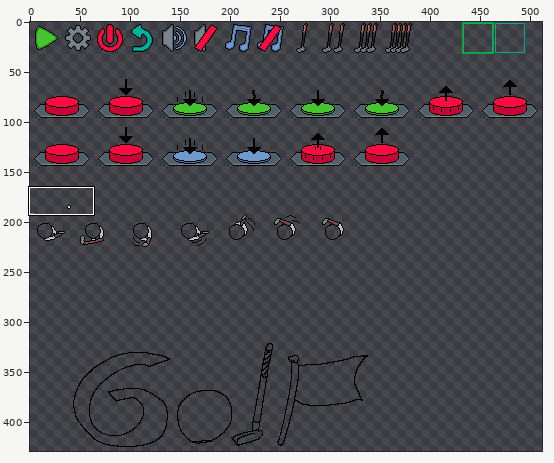
Two versions of one pixel-art file, assets/2dgolfsprites.aseprite. Above, an overview of the earlier version with the close-up marked.
Close-up. Earlier state:
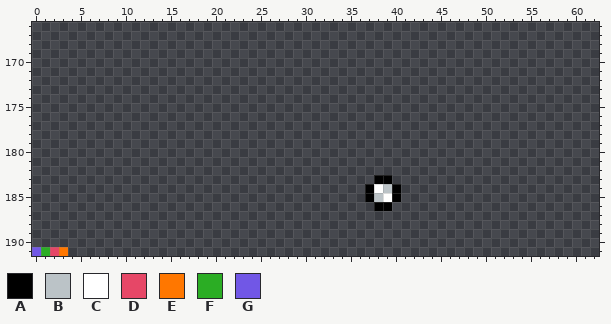
550x500 pixels, 1 frame. Colours within 5 levels of each other are drawn and written as one. Shown: x 0..62, y 166..191. The wide view leaves out empty margins.
Visible layers, top first: "title", "sketch", "hl" divide, "col", "speedlines", "arrows", "clones".
Palette (. is transparent): A #000000  B #bbc3c7  C #ffffff  D #e64767  E #ff7700  F #2bad24  G #7157e6
Pixels before, first column x 0:
183 ......................................AA.
184 .....................................ACBA
185 .....................................ABCA
186 ......................................AA.
187 .........................................
188 .........................................
189 .........................................
190 .........................................
191 GFDE.....................................
The result:
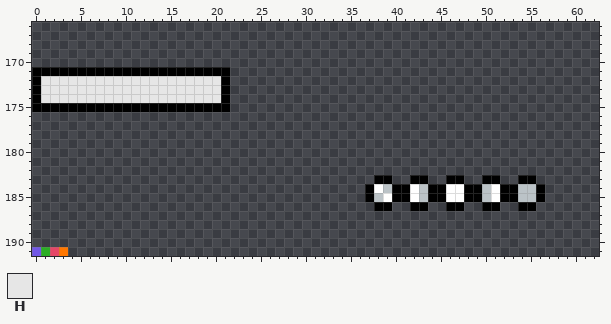
Colours new in this view: H #e6e6e6
From old to new:
Layers "sketch", "clones":
The edit adds colour A in row 171 at x 0 to 21; in rows 172 to 174 at x 0 and 21; in row 175 at x 0 to 21; in row 183 at x 42 to 43, 46 to 47, 50 to 51 and 54 to 55; in rows 184 to 185 at x 41, 44 to 45, 48 to 49, 52 to 53 and 56; in row 186 at x 42 to 43, 46 to 47, 50 to 51 and 54 to 55.
The edit adds colour B in rows 184 to 185 at x 43, 50 and 54 to 55.
The edit adds colour C in rows 184 to 185 at x 42, 46 to 47 and 51.
The edit adds colour H in rows 172 to 174 at x 1 to 20.
Where, in picture pixels (left, top, right, bottom), the same in both close-ups:
added: (32, 67, 230, 112)
added: (401, 175, 545, 211)
